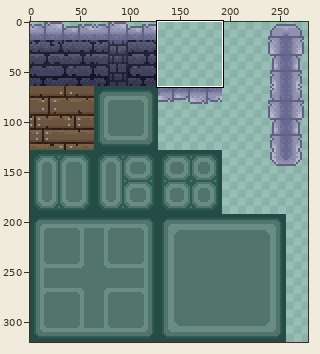
File history of a sprite sheet, assets/resources/tiles/dungeon.png. Above: a wide view before the commit, with the close-up outlined.
Close-up. Before the commit:
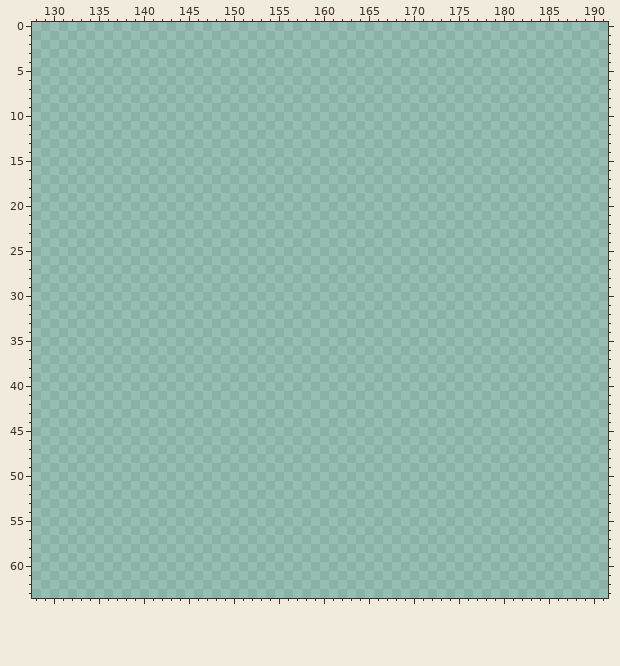
The file is 274x320 pixels. Colours within 5 levels of each other are drawn and written as one. Shown: x 128..191, y 0..63. The old version is drawn lined up with the new one, on the new canvas. The wide view leaves out empty margins.
Palette (. is transparent): 
Pixels before (only the part around the change), first column x 128:
 0 ................................................................
 1 ................................................................
 2 ................................................................
 3 ................................................................
 4 ................................................................
 5 ................................................................
 6 ................................................................
 7 ................................................................
 8 ................................................................
 9 ................................................................
10 ................................................................
11 ................................................................
12 ................................................................
13 ................................................................
14 ................................................................
15 ................................................................
16 ................................................................
17 ................................................................
18 ................................................................
19 ................................................................
20 ................................................................
21 ................................................................
22 ................................................................
23 ................................................................
24 ................................................................
25 ................................................................
26 ................................................................
27 ................................................................
28 ................................................................
29 ................................................................
30 ................................................................
31 ................................................................
32 ................................................................
33 ................................................................
34 ................................................................
35 ................................................................
36 ................................................................
37 ................................................................
38 ................................................................
39 ................................................................
40 ................................................................
41 ................................................................
42 ................................................................
43 ................................................................
44 ................................................................
45 ................................................................
46 ................................................................
47 ................................................................
48 ................................................................
49 ................................................................
50 ................................................................
51 ................................................................
52 ................................................................
53 ................................................................
54 ................................................................
55 ................................................................
56 ................................................................
57 ................................................................
58 ................................................................
59 ................................................................
60 ................................................................
61 ................................................................
62 ................................................................
63 ................................................................
Now the later version:
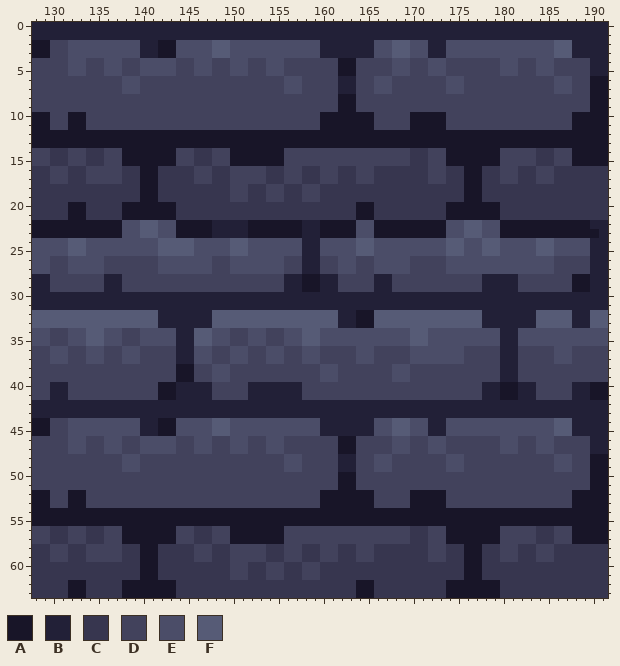
Colours new in this view: A #181528  B #222037  C #37364f  D #42425c  E #4b4d68  F #565b76
Diff:
canvas 274x320 -> 320x320
Changed rows in their new state; - is an unchanged pixel.
first column x 128:
 0 BBBBBBBBBBBBBBBBBBBBBBBBBBBBBBBBBBBBBBBBBBBBBBBBBBBBBBBBBBBBBBBB
 1 BBBBBBBBBBBBBBBBBBBBBBBBBBBBBBBBBBBBBBBBBBBBBBBBBBBBBBBBBBBBBBBB
 2 AADDEEEEEEEEBBAAEEEEFFEEEEEEEEEEBBBBBBEEFFEEBBEEEEEEEEEEEEFFBBBB
 3 AADDEEEEEEEEBBAAEEEEFFEEEEEEEEEEBBBBBBEEFFEEBBEEEEEEEEEEEEFFBBBB
 4 DDDDEEDDEEDDEEEEDDEEDDEEDDEEDDDDDDAADDDDEEDDEEDDDDDDEEDDEEDDDDBB
 5 DDDDEEDDEEDDEEEEDDEEDDEEDDEEDDDDDDAADDDDEEDDEEDDDDDDEEDDEEDDDDBB
 6 DDDDDDDDDDEEDDDDDDDDDDDDDDDDEEDDDDBBDDEEDDDDDDEEDDDDDDDDDDEEDDAA
 7 DDDDDDDDDDEEDDDDDDDDDDDDDDDDEEDDDDBBDDEEDDDDDDEEDDDDDDDDDDEEDDAA
 8 DDDDDDDDDDDDDDDDDDDDDDDDDDDDDDDDDDAADDDDDDDDDDDDDDDDDDDDDDDDDDAA
 9 DDDDDDDDDDDDDDDDDDDDDDDDDDDDDDDDDDAADDDDDDDDDDDDDDDDDDDDDDDDDDAA
10 AADDAADDDDDDDDDDDDDDDDDDDDDDDDDDAAAAAADDDDAAAADDDDDDDDDDDDDDAAAA
11 AADDAADDDDDDDDDDDDDDDDDDDDDDDDDDAAAAAADDDDAAAADDDDDDDDDDDDDDAAAA
12 AAAAAAAAAAAAAAAAAAAAAAAAAAAAAAAAAAAAAAAAAAAAAAAAAAAAAAAAAAAAAAAA
13 AAAAAAAAAAAAAAAAAAAAAAAAAAAAAAAAAAAAAAAAAAAAAAAAAAAAAAAAAAAAAAAA
14 DDCCDDCCDDAAAAAADDCCDDAAAAAADDDDDDDDDDDDDDCCDDAAAAAADDDDCCDDAAAA
15 DDCCDDCCDDAAAAAADDCCDDAAAAAADDDDDDDDDDDDDDCCDDAAAAAADDDDCCDDAAAA
16 CCDDCCDDDDCCAACCCCDDCCDDDDCCDDCCDDCCDDCCCCCCDDCCAACCDDCCDDCCCCCC
17 CCDDCCDDDDCCAACCCCDDCCDDDDCCDDCCDDCCDDCCCCCCDDCCAACCDDCCDDCCCCCC
18 CCCCCCCCCCCCAACCCCCCCCDDCCDDCCDDCCCCCCCCCCCCCCCCAACCCCCCCCCCCCCC
19 CCCCCCCCCCCCAACCCCCCCCDDCCDDCCDDCCCCCCCCCCCCCCCCAACCCCCCCCCCCCCC
20 CCCCAACCCCAAAAAACCCCCCCCCCCCCCCCCCCCAACCCCCCCCAAAAAACCCCCCCCCCCC
21 CCCCAACCCCAAAAAACCCCCCCCCCCCCCCCCCCCAACCCCCCCCAAAAAACCCCCCCCCCCC
22 AAAAAAAAAAEEFFEEAAAABBBBAAAAAABBAAAAEEAAAAAAAAEEFFEEAAAAAAAAAABB
23 AAAAAAAAAAEEFFEEAAAABBBBAAAAAABBAAAAEEAAAAAAAAEEFFEEAAAAAAAAAAAB
24 EEEEFFEEEEEEEEFFFFEEEEFFEEEEEEBBEEEEFFEEEEEEEEFFEEFFEEEEFFEEEEBB
25 EEEEFFEEEEEEEEFFFFEEEEFFEEEEEEBBEEEEFFEEEEEEEEFFEEFFEEEEFFEEEEBB
26 EEDDEEEEDDDDDDEEEEEEDDEEEEEEDDBBDDEEDDEEEEDDDDEEEEEEEEEEEEDDDDBB
27 EEDDEEEEDDDDDDEEEEEEDDEEEEEEDDBBDDEEDDEEEEDDDDEEEEEEEEEEEEDDDDBB
28 BBDDDDDDBBDDDDDDDDDDDDDDDDDDBBAABBDDDDBBDDDDDDDDDDBBBBDDDDDDAABB
29 BBDDDDDDBBDDDDDDDDDDDDDDDDDDBBAABBDDDDBBDDDDDDDDDDBBBBDDDDDDAABB
30 BBBBBBBBBBBBBBBBBBBBBBBBBBBBBBBBBBBBBBBBBBBBBBBBBBBBBBBBBBBBBBBB
31 BBBBBBBBBBBBBBBBBBBBBBBBBBBBBBBBBBBBBBBBBBBBBBBBBBBBBBBBBBBBBBBB
32 FFFFFFFFFFFFFFBBBBBBFFFFFFFFFFFFFFBBAAFFFFFFFFFFFFBBBBBBFFFFBBFF
33 FFFFFFFFFFFFFFBBBBBBFFFFFFFFFFFFFFBBAAFFFFFFFFFFFFBBBBBBFFFFBBFF
34 EEDDEEFFEEDDEEEEBBFFEEDDEEDDEEFFEEEEEEEEEEFFEEEEEEEEBBEEEEEEEEEE
35 EEDDEEFFEEDDEEEEBBFFEEDDEEDDEEFFEEEEEEEEEEFFEEEEEEEEBBEEEEEEEEEE
36 DDEEDDEEDDEEDDDDBBEEDDEEDDEEDDEEDDDDEEDDDDEEEEEEDDDDBBDDDDEEDDDD
37 DDEEDDEEDDEEDDDDBBEEDDEEDDEEDDEEDDDDEEDDDDEEEEEEDDDDBBDDDDEEDDDD
38 DDDDDDDDDDDDDDDDAADDEEDDDDDDDDDDEEDDDDDDEEDDDDDDDDDDBBDDDDDDDDDD
39 DDDDDDDDDDDDDDDDAADDEEDDDDDDDDDDEEDDDDDDEEDDDDDDDDDDBBDDDDDDDDDD
40 DDBBDDDDDDDDDDAABBBBDDDDBBBBBBDDDDDDDDDDDDDDDDDDDDBBAABBDDDDBBAA
41 DDBBDDDDDDDDDDAABBBBDDDDBBBBBBDDDDDDDDDDDDDDDDDDDDBBAABBDDDDBBAA
42 BBBBBBBBBBBBBBBBBBBBBBBBBBBBBBBBBBBBBBBBBBBBBBBBBBBBBBBBBBBBBBBB
43 BBBBBBBBBBBBBBBBBBBBBBBBBBBBBBBBBBBBBBBBBBBBBBBBBBBBBBBBBBBBBBBB
44 AADDEEEEEEEEBBAAEEEEFFEEEEEEEEEEBBBBBBEEFFEEBBEEEEEEEEEEEEFFBBBB
45 AADDEEEEEEEEBBAAEEEEFFEEEEEEEEEEBBBBBBEEFFEEBBEEEEEEEEEEEEFFBBBB
46 DDDDEEDDEEDDEEEEDDEEDDEEDDEEDDDDDDAADDDDEEDDEEDDDDDDEEDDEEDDDDBB
47 DDDDEEDDEEDDEEEEDDEEDDEEDDEEDDDDDDAADDDDEEDDEEDDDDDDEEDDEEDDDDBB
48 DDDDDDDDDDEEDDDDDDDDDDDDDDDDEEDDDDBBDDEEDDDDDDEEDDDDDDDDDDEEDDAA
49 DDDDDDDDDDEEDDDDDDDDDDDDDDDDEEDDDDBBDDEEDDDDDDEEDDDDDDDDDDEEDDAA
50 DDDDDDDDDDDDDDDDDDDDDDDDDDDDDDDDDDAADDDDDDDDDDDDDDDDDDDDDDDDDDAA
51 DDDDDDDDDDDDDDDDDDDDDDDDDDDDDDDDDDAADDDDDDDDDDDDDDDDDDDDDDDDDDAA
52 AADDAADDDDDDDDDDDDDDDDDDDDDDDDDDAAAAAADDDDAAAADDDDDDDDDDDDDDAAAA
53 AADDAADDDDDDDDDDDDDDDDDDDDDDDDDDAAAAAADDDDAAAADDDDDDDDDDDDDDAAAA
54 AAAAAAAAAAAAAAAAAAAAAAAAAAAAAAAAAAAAAAAAAAAAAAAAAAAAAAAAAAAAAAAA
55 AAAAAAAAAAAAAAAAAAAAAAAAAAAAAAAAAAAAAAAAAAAAAAAAAAAAAAAAAAAAAAAA
56 DDCCDDCCDDAAAAAADDCCDDAAAAAADDDDDDDDDDDDDDCCDDAAAAAADDDDCCDDAAAA
57 DDCCDDCCDDAAAAAADDCCDDAAAAAADDDDDDDDDDDDDDCCDDAAAAAADDDDCCDDAAAA
58 CCDDCCDDDDCCAACCCCDDCCDDDDCCDDCCDDCCDDCCCCCCDDCCAACCDDCCDDCCCCCC
59 CCDDCCDDDDCCAACCCCDDCCDDDDCCDDCCDDCCDDCCCCCCDDCCAACCDDCCDDCCCCCC
60 CCCCCCCCCCCCAACCCCCCCCDDCCDDCCDDCCCCCCCCCCCCCCCCAACCCCCCCCCCCCCC
61 CCCCCCCCCCCCAACCCCCCCCDDCCDDCCDDCCCCCCCCCCCCCCCCAACCCCCCCCCCCCCC
62 CCCCAACCCCAAAAAACCCCCCCCCCCCCCCCCCCCAACCCCCCCCAAAAAACCCCCCCCCCCC
63 CCCCAACCCCAAAAAACCCCCCCCCCCCCCCCCCCCAACCCCCCCCAAAAAACCCCCCCCCCCC
